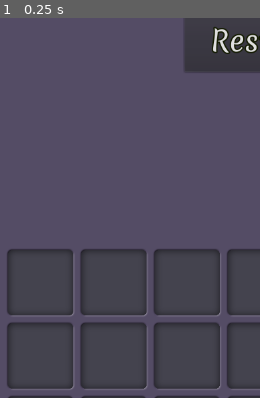
Above: before the commit, frame 1.
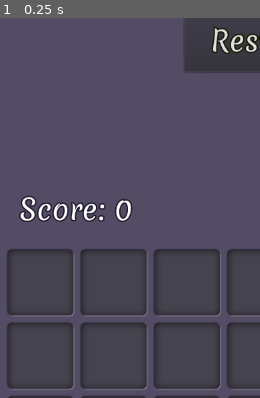
Above: after the commit, the same moment.

Repository: vibrunazo/godot-ttt
Game: Godot game, scene res://scenes/main.tscn
Two runs of this game, one before a commit and one after it. Both use one fixed random seed, a clock stepped at 60 frames per second and the inputs below.
Inputs:
- Up to frame 1 (0.25 s): no input
The pictures show only the part of the screen within x 0-50%, y 2-52%; the shares and areas given below are measured in that part.

The runs differ from the first frame. In frame 1, 1.3% of the frame differs, in the area x 7-51%, y 46-54%.

Commit message:
added score

Diff:
--- a/scenes/grid.gd
+++ b/scenes/grid.gd
@@ -19,8 +19,8 @@
 export var offset := 20
 export var tile_size := Vector2(80, 80)
 export var start_pos := Vector2(200, 100)
-
 var tiles = []
+var score := 0
 
 # Called when the node enters the scene tree for the first time.
 func _ready():
@@ -28,13 +28,14 @@
 
 # called from main.gd with load data
 func start(data = null):
-	if data == null:
+	if data == null || data.grid == null:
 		build_grid()
 	else:
 		build_grid()
-		build_grid_from(data)
+		build_grid_from(data.grid)
+		score = data.score
 		print("data0:")
-		print(data[0])
+		print(data.grid[0])
 	update_next()
 
 
@@ -89,6 +90,7 @@
 	tiles[tile.x][tile.y] = new_piece
 	if check:
 		check_match_at(tile.x, tile.y)
+		score += 1 + level * 5
 
 func play_piece_at_tile(tile: Vector2):
 	build_piece_at_tile(tile, next)
--- a/scenes/main.gd
+++ b/scenes/main.gd
@@ -1,15 +1,9 @@
 extends CanvasLayer
-
-
-# Declare member variables here. Examples:
-# var a = 2
-# var b = "text"
-
 
 # Called when the node enters the scene tree for the first time.
 func _ready():
-	var grid_data = load_game()
-	$Control/grid.start(grid_data)
+	var load_data = load_game()
+	$Control/grid.start(load_data)
 	# to update next
 	_on_grid_played_turn($Control/grid)
 #	save_game()
@@ -25,10 +19,14 @@
 		print('no save file')
 		return null
 	save_file.open("user://game.save", File.READ)
-	var version = save_file.get_line()
-	var grid_data = save_file.get_line()
+	var load_data = {}
+	load_data.version = save_file.get_line()
+	load_data.grid = parse_json(save_file.get_line())
+	load_data.score = int(save_file.get_line())
 	save_file.close()
-	return parse_json(grid_data)
+	print('loaddata:')
+	print(load_data)
+	return load_data
 
 func save_game():
 	var save_file := File.new()
@@ -37,6 +35,7 @@
 	var json = get_JSON_from_grid()
 	save_file.store_line('1')
 	save_file.store_line(json)
+	save_file.store_line(str($Control/grid.score))
 
 	save_file.close()
 
@@ -44,6 +43,9 @@
 	var save_file := File.new()
 	save_file.open("user://game.save", File.WRITE)
 	save_file.close()
+
+func update_score(new_score: int):
+	$Control/Score.text = "Score: %d" % new_score
 
 func get_JSON_from_grid():
 	var tiles = $Control/grid.tiles
@@ -65,6 +67,7 @@
 	var next = grid_ref.next
 	var tex = grid_ref.get_tex_from_type(next)
 	$next.set_next(tex)
+	update_score(grid_ref.score)
 	save_game()
 
 
--- a/scenes/main.tscn
+++ b/scenes/main.tscn
@@ -1,9 +1,10 @@
-[gd_scene load_steps=7 format=2]
+[gd_scene load_steps=8 format=2]
 
 [ext_resource path="res://scenes/next.tscn" type="PackedScene" id=1]
 [ext_resource path="res://scenes/grid.tscn" type="PackedScene" id=2]
 [ext_resource path="res://scenes/main.gd" type="Script" id=3]
 [ext_resource path="res://assets/fonts/Merienda-Regular.ttf" type="DynamicFontData" id=4]
+[ext_resource path="res://ttt_theme.tres" type="Theme" id=5]
 
 [sub_resource type="Theme" id=1]
 
@@ -13,7 +14,7 @@
 outline_color = Color( 0.0862745, 0.113725, 0.0156863, 1 )
 font_data = ExtResource( 4 )
 
-[node name="UI" type="CanvasLayer"]
+[node name="Main" type="CanvasLayer"]
 script = ExtResource( 3 )
 
 [node name="ColorRect" type="ColorRect" parent="."]
@@ -44,6 +45,14 @@
 tile_size = Vector2( 100, 100 )
 start_pos = Vector2( 70, 60 )
 
+[node name="Score" type="Label" parent="Control"]
+margin_left = 38.0
+margin_top = -81.0
+margin_right = 208.0
+margin_bottom = -19.0
+theme = ExtResource( 5 )
+text = "Score: 0"
+
 [node name="RestartButton" type="Button" parent="."]
 anchor_left = 0.5
 anchor_right = 0.5
--- /dev/null
+++ b/ttt_theme.tres
@@ -0,0 +1,12 @@
+[gd_resource type="Theme" load_steps=3 format=2]
+
+[ext_resource path="res://assets/fonts/Merienda-Regular.ttf" type="DynamicFontData" id=1]
+
+[sub_resource type="DynamicFont" id=1]
+size = 42
+outline_size = 2
+outline_color = Color( 0.0541667, 0.05, 0.1, 0.784314 )
+font_data = ExtResource( 1 )
+
+[resource]
+default_font = SubResource( 1 )
